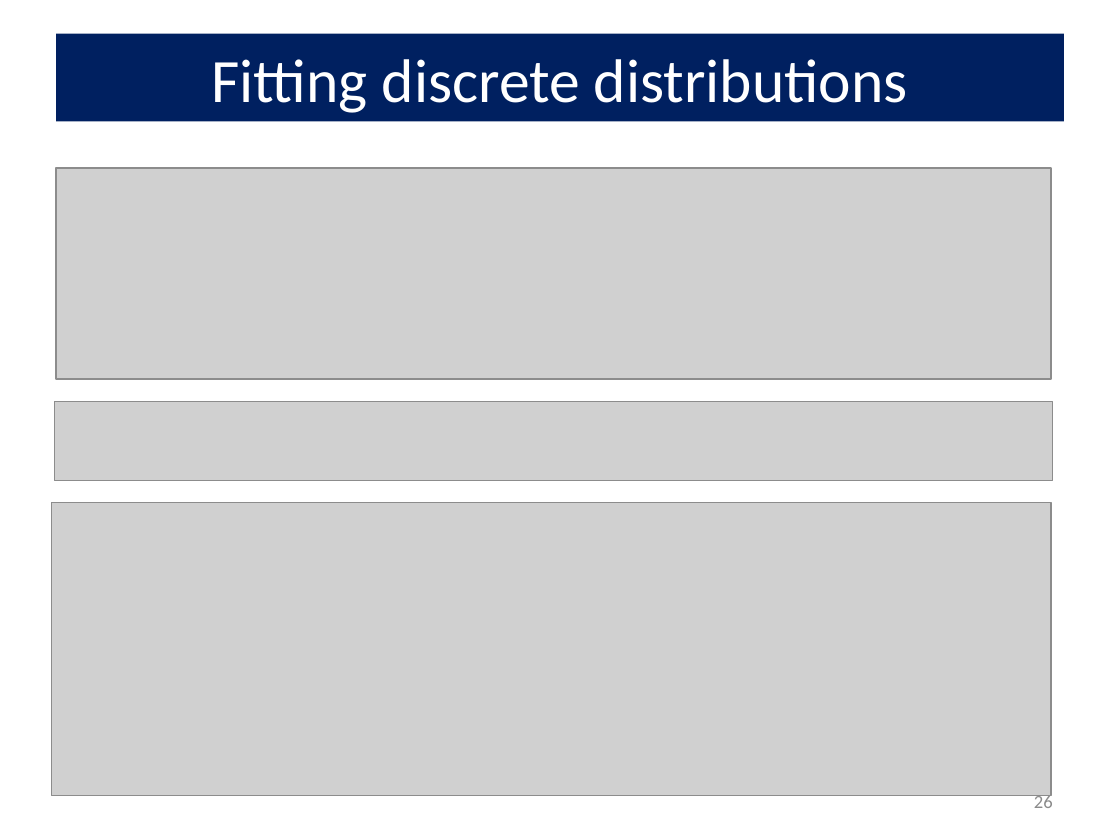
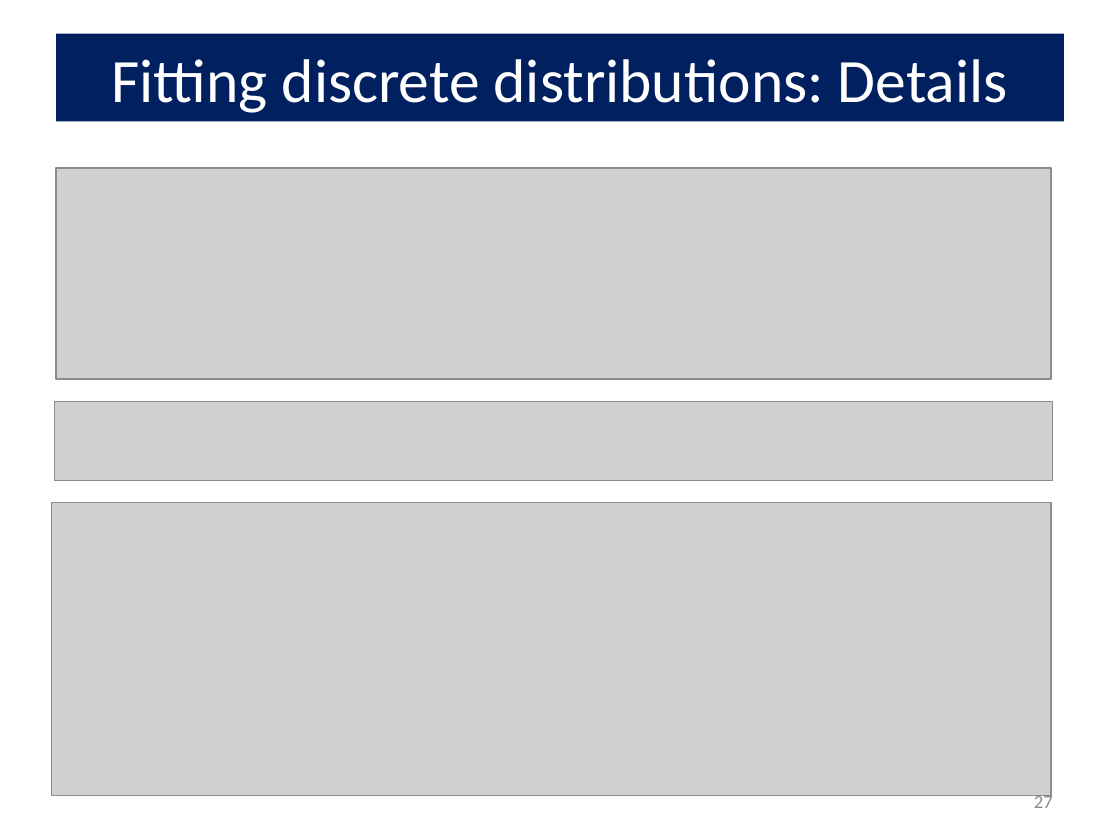
Before and after one commit to friendly/psy6136, a slide deck: slide 27 of docs/lectures/02-Discrete.pptx (slide 26 before the commit). Drawn at 1120x840 pixels with LibreOffice and Linux fonts; fonts in the diff are those of the drawing; grey boxes stand for pictures. Boxes give left, top, right and bottom in pixels: in the first picture for what was removed or moved away, otherwise in the second. Text is boxed around its words. In the diff, an @@ line names an element or a change of style, - is before the commit and + after.

Commit message:
work on index, resources, 02-Discrete

```diff
--- a/docs/lectures/02-Discrete.pptx
+++ b/docs/lectures/02-Discrete.pptx
@@ title at [111,59,1008,113]: text changed @@
-Fitting discrete distributions
+Fitting discrete distributions: Details
@@ page number at [1034,793,1053,808]: text changed @@
-26
+27
```
Also in this commit, not shown: 4 other slides changed, 1 slide added, 16 other files.
